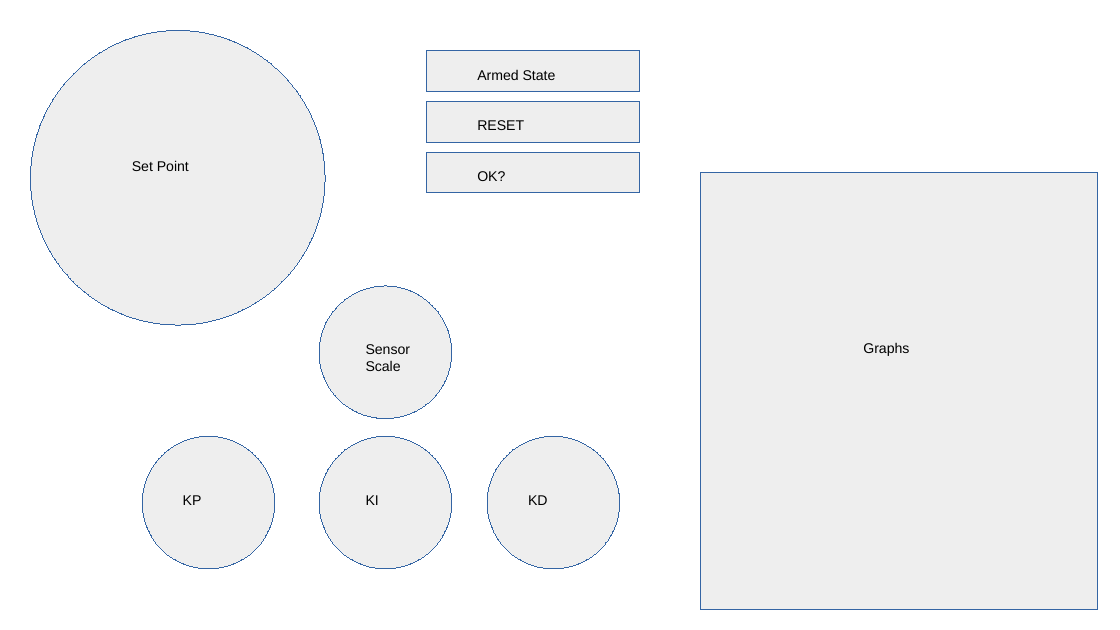
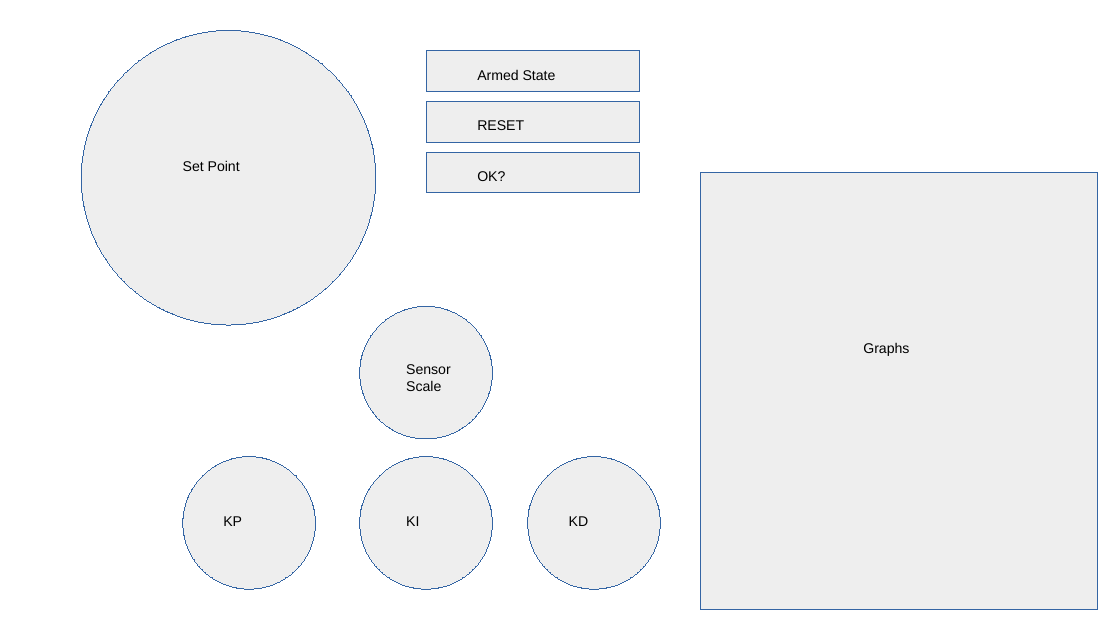
Before and after one commit to fastrobotics/robot_framework_ros, a slide deck: slide 2 of Tools/rqt_plugins/doc/PIDTunerGUIDesign.odp. Drawn at 1120x630 pixels with LibreOffice and Linux fonts; fonts in the diff are those of the drawing. Boxes give left, top, right and bottom in pixels: in the first picture for what was removed or moved away, otherwise in the second. Text is boxed around its words. In the diff, an @@ line names an element or a change of style, - is before the commit and + after.

```diff
--- a/Tools/rqt_plugins/doc/PIDTunerGUIDesign.odp
+++ b/Tools/rqt_plugins/doc/PIDTunerGUIDesign.odp
@@ ellipse: place and size @@
-ellipse at [30,30,325,325]
+ellipse at [81,30,376,325]
@@ text "Set Point": place and size @@
-text "Set Point" at [132,160,189,171]
+text "Set Point" at [183,160,240,171]
@@ 4 texts, 4 ellipses: place and size @@
-4 texts, 4 ellipses at [142,286,620,569]
+4 texts, 4 ellipses at [183,306,661,589]
```
Also in this commit, not shown: 7 other files.
